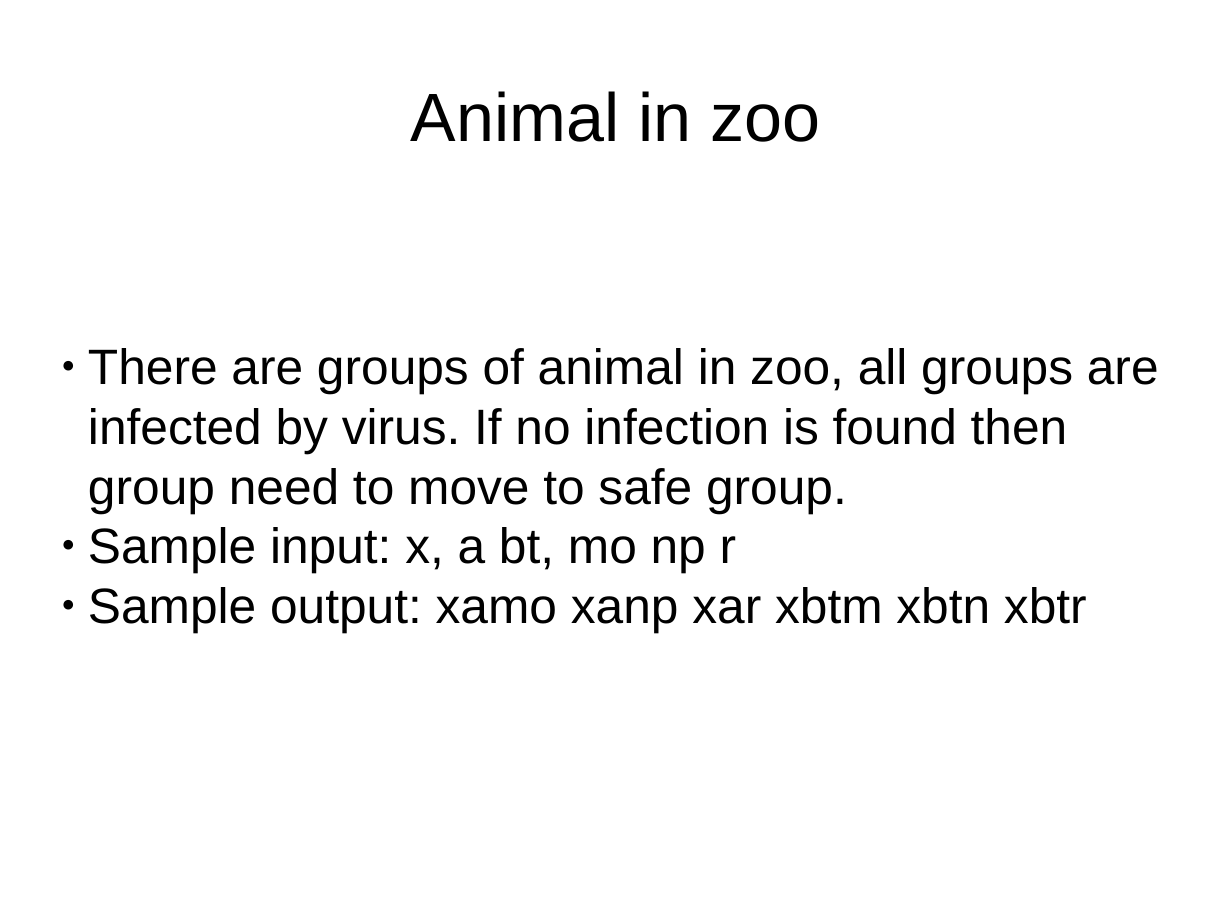
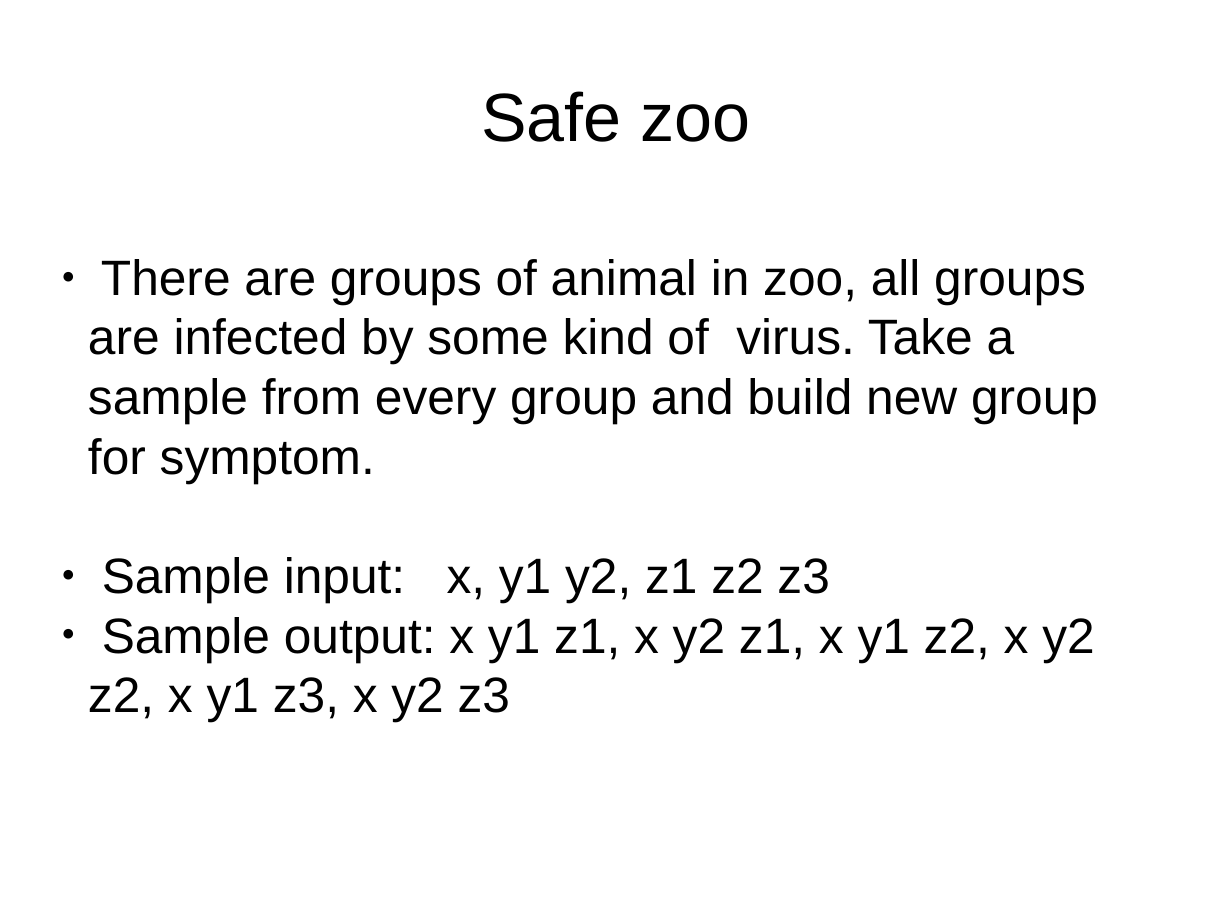
Before and after one commit to Mamun/prac, a slide deck: slide 6 of slide.odp (slide 5 before the commit). Drawn at 1232x924 pixels with LibreOffice and Linux fonts; fonts in the diff are those of the drawing; background and template pictures are left out. Boxes give left, top, right and bottom in pixels: in the first picture for what was removed or moved away, otherwise in the second. Text is boxed around its words. In the diff, an @@ line names an element or a change of style, - is before the commit and + after.

Commit message:
Update slide

```diff
--- a/slide.odp
+++ b/slide.odp
@@ title at box(481, 91, 750, 142): text changed @@
-Animal in zoo
+Safe zoo
@@ subtitle at box(88, 259, 1098, 722): text changed @@
-● There are groups of animal in zoo, all groups are infected by virus. If no infection is found then group need to move to safe group.
-● Sample input: x, a bt, mo np r
-● Sample output: xamo xanp xar xbtm xbtn xbtr
+● There are groups of animal in zoo, all groups are infected by some kind of virus. Take a sample from every group and build new group for symptom.
+● Sample input: x, y1 y2, z1 z2 z3
+● Sample output: x y1 z1, x y2 z1, x y1 z2, x y2 z2, x y1 z3, x y2 z3
```
Also in this commit, not shown: 7 other slides changed, 5 slides added, 3 slides removed, 1 other file.
